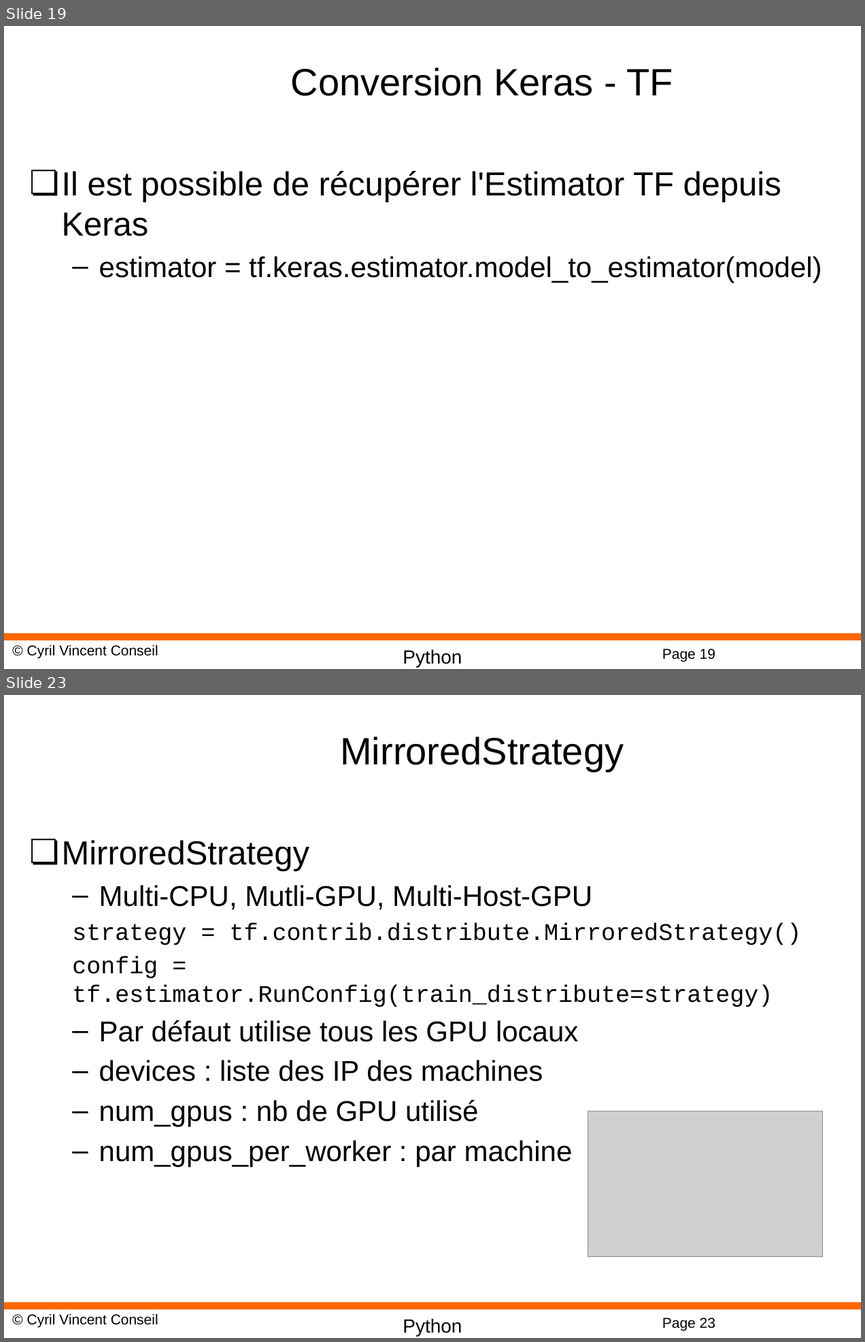
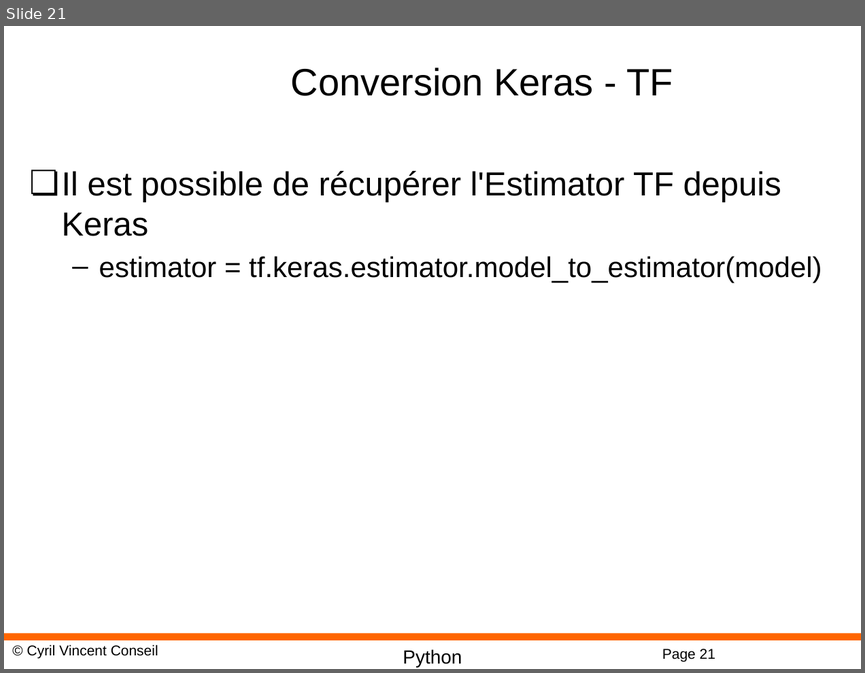
Before and after one commit to cyrilvincent/ML, a slide deck: PPT/DeepLearning25-Keras.pptx. Shown one above the other, each under a label of ours: slides 19 and 23 before the commit, slide 21 after it; the slides between them are not shown. The pictures are 865x1342 and 865x673 pixels, drawn with LibreOffice and Linux fonts; fonts in the diff are those of the drawing; grey boxes stand for pictures; background and template pictures are left out. Boxes give left, top, right and bottom in pixels: in the first picture for what was removed or moved away, otherwise in the second. Text is boxed around its words. In the diff, an @@ line names an element or a change of style, - is before the commit and + after.

```diff
--- a/PPT/DeepLearning25-Keras.pptx
+++ b/PPT/DeepLearning25-Keras.pptx
@@ slide 23 removed at bbox=[4, 695, 861, 1338], background #FFFFFF; not listed: 4 template elements that a slide beside it also shows @@
@@ title removed at bbox=[340, 736, 623, 772] @@
-MirroredStrategy
@@ text removed at bbox=[62, 840, 802, 1166] @@
-❏ MirroredStrategy
-  – Multi-CPU, Mutli-GPU, Multi-Host-GPU
-  strategy = tf.contrib.distribute.MirroredStrategy()
-  config = tf.estimator.RunConfig(train_distribute=strategy)
-  – Par défaut utilise tous les GPU locaux
-  – devices : liste des IP des machines
-  – num_gpus : nb de GPU utilisé
-  – num_gpus_per_worker : par machine
@@ picture removed at bbox=[587, 1110, 822, 1256] @@
@@ what was slide 19 is now slide 21 @@
@@ page number at bbox=[662, 648, 715, 661]: text changed @@
-Page 19
+Page 21
```
Also in this commit, not shown: 2 slides changed, 1 slide added, 5 other slides removed, 22 other files.
